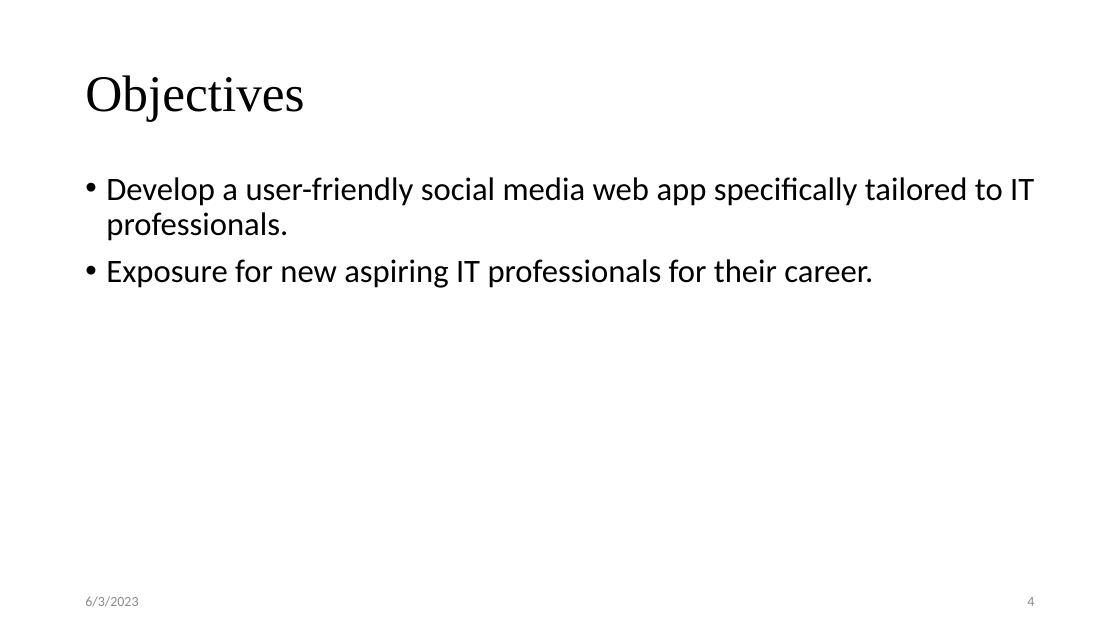
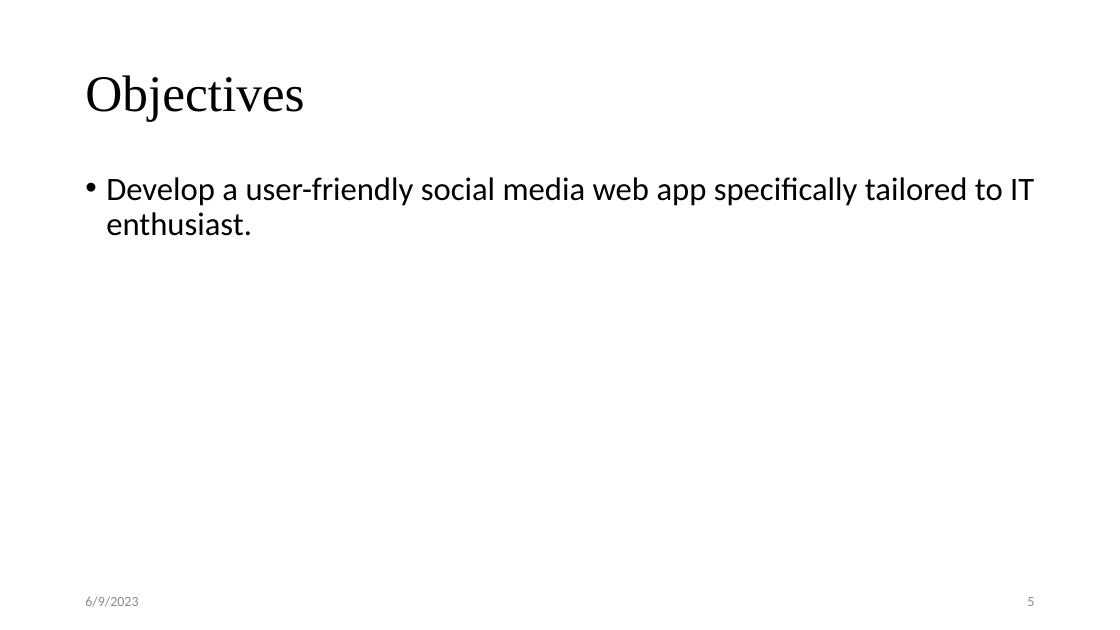
Before and after one commit to sushantbramhacharya/CodeConnect, a slide deck: slide 6 of Defense of Project Slides.pptx (slide 5 before the commit). Drawn at 1120x630 pixels with LibreOffice and Linux fonts; fonts in the diff are those of the drawing. Boxes give left, top, right and bottom in pixels: in the first picture for what was removed or moved away, otherwise in the second. Text is boxed around its words. In the diff, an @@ line names an element or a change of style, - is before the commit and + after.

```diff
--- a/Defense of Project Slides.pptx
+++ b/Defense of Project Slides.pptx
@@ text at box(106, 177, 1034, 236): text changed @@
-• Develop a user-friendly social media web app specifically tailored to IT professionals.
-• Exposure for new aspiring IT professionals for their career.
+• Develop a user-friendly social media web app specifically tailored to IT enthusiast.
@@ text at box(85, 596, 138, 607): text changed @@
-6/3/2023
+6/9/2023
@@ page number at box(1027, 597, 1034, 606): text changed @@
-4
+5
```
Also in this commit, not shown: 9 other slides changed, 13 slides added, 8 other files.
